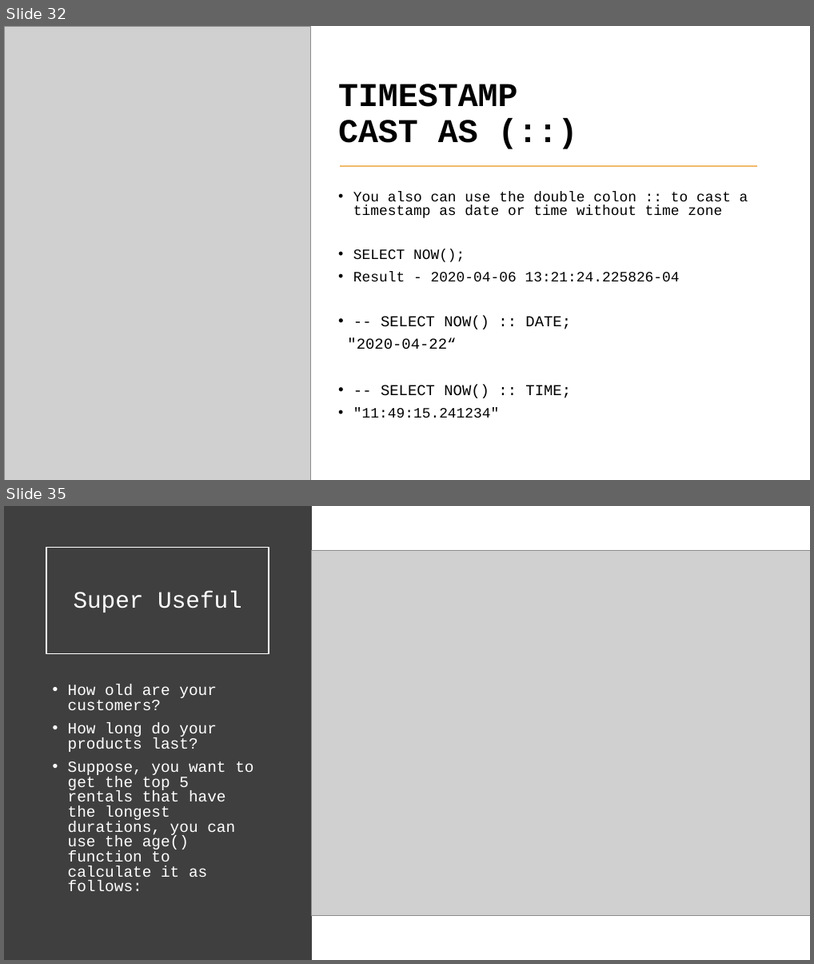
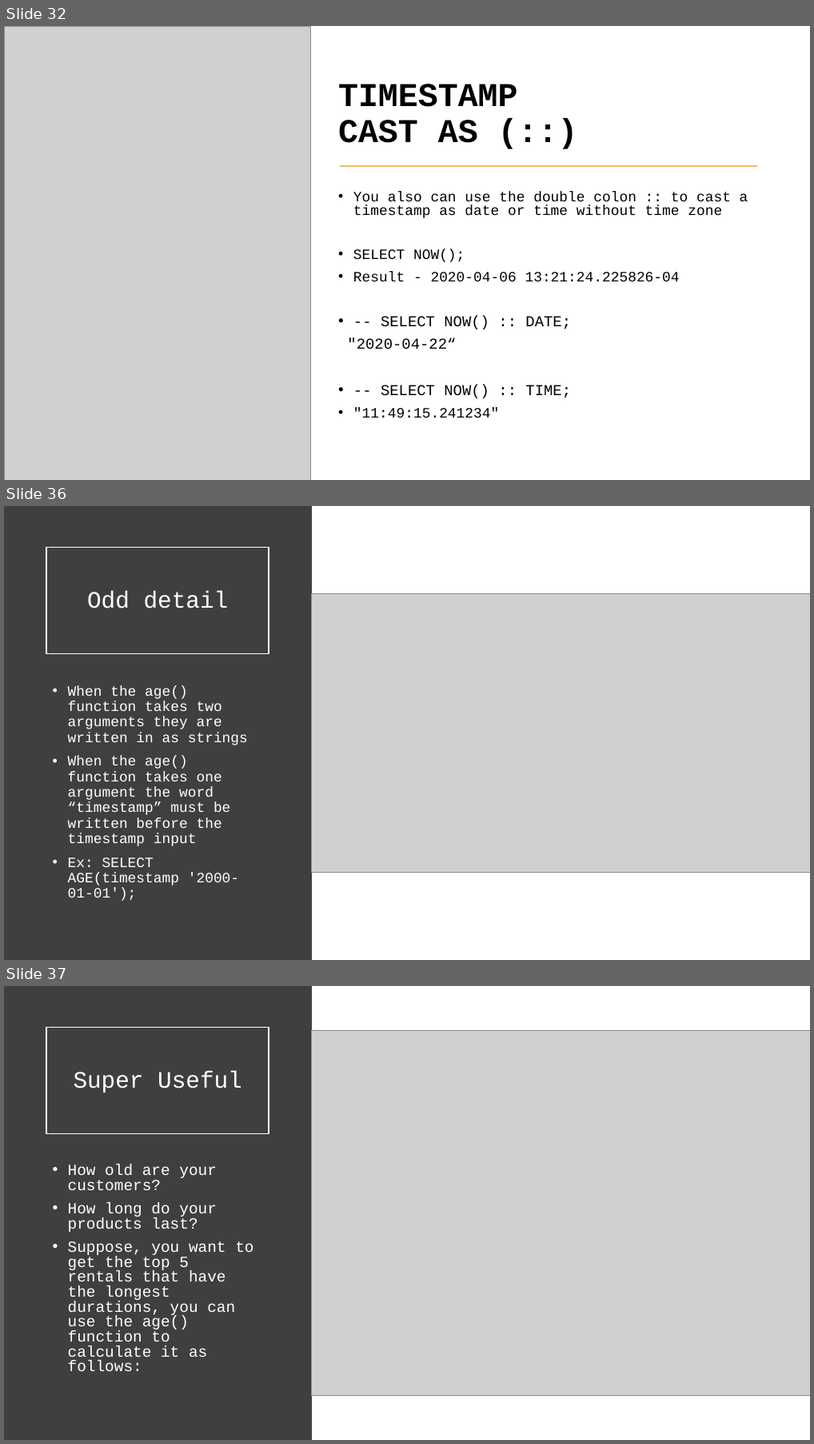
Before and after one commit to VadimAcosta/timestamps_and_intervals, a slide deck: times_and_dates.pptx. Shown one above the other, each under a label of ours: slides 32 and 35 before the commit, slides 32, 36 and 37 after it; the slides between them are not shown. The pictures are 814x964 and 814x1444 pixels, drawn with LibreOffice and Linux fonts; fonts in the diff are those of the drawing; grey boxes stand for pictures. Boxes give left, top, right and bottom in pixels: in the first picture for what was removed or moved away, otherwise in the second. Text is boxed around its words. In the diff, an @@ line names an element or a change of style, - is before the commit and + after.

```diff
--- a/times_and_dates.pptx
+++ b/times_and_dates.pptx
@@ slide 36 added at (x1=4, y1=506, x2=810, y2=960), background #FFFFFF @@
@@ rectangle added at (x1=4, y1=506, x2=312, y2=960), fill #3F3F3F @@
@@ title added at (x1=46, y1=547, x2=269, y2=654), outline #FFFFFF 1.5 pt, 28 pt, text #FFFFFF @@
+Odd detail
@@ picture added at (x1=312, y1=594, x2=810, y2=872) @@
@@ text added at (x1=68, y1=685, x2=248, y2=900), 17 pt, text #FFFFFF @@
+• When the age() function takes two arguments they are written in as strings
+• When the age() function takes one argument the word “timestamp” must be written before the timestamp input
+• Ex: SELECT AGE(timestamp '2000-01-01');
@@ what was slide 35 is now slide 37 @@
```
Also in this commit, not shown: 9 slides changed, 1 other slide added, 4 slides removed, 1 other file.
